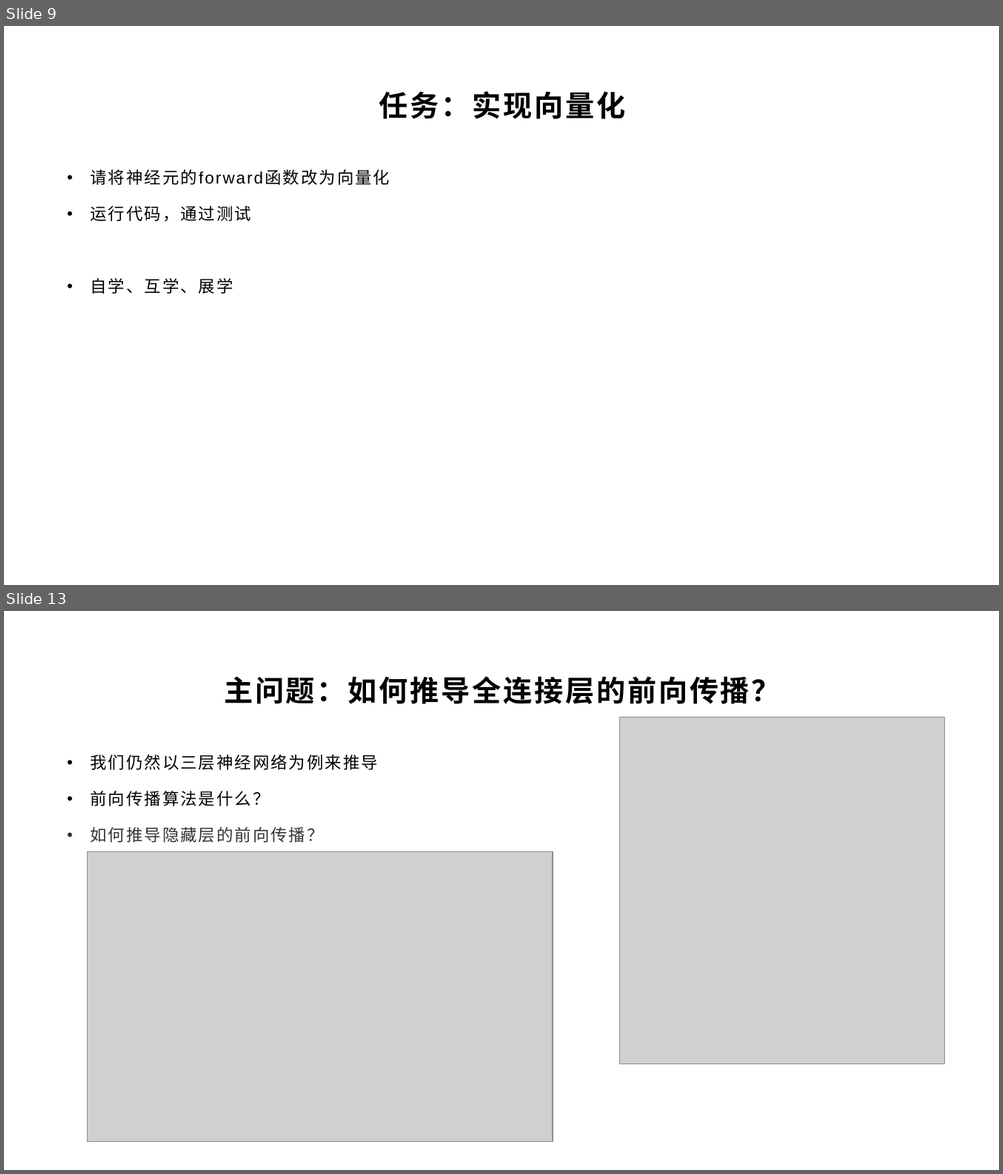
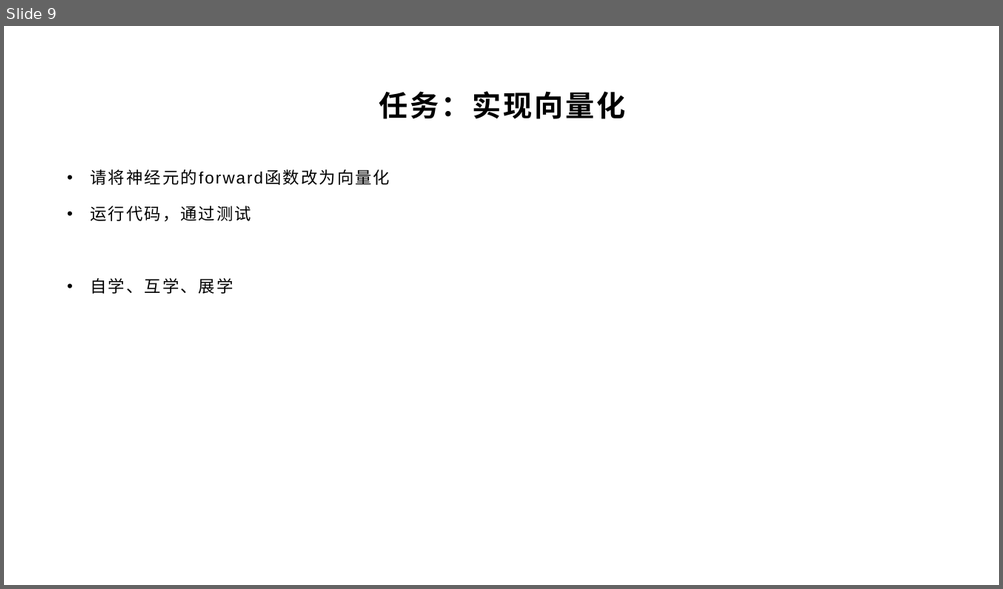
Before and after one commit to yyc-git/DeepLearningEdu, a slide deck: lessons/3_derivation/ppt/全连接层的前向和后向传播推导（上）.pptx. Shown one above the other, each under a label of ours: slides 9 and 13 before the commit, slide 9 after it; the slides between them are not shown. The pictures are 1003x1174 and 1003x589 pixels, drawn with LibreOffice and Linux fonts; fonts in the diff are those of the drawing; grey boxes stand for pictures; background and template pictures are left out. Boxes give left, top, right and bottom in pixels: in the first picture for what was removed or moved away, otherwise in the second. Text is boxed around its words. In the diff, an @@ line names an element or a change of style, - is before the commit and + after.

```diff
--- a/lessons/3_derivation/ppt/全连接层的前向和后向传播推导（上）.pptx
+++ b/lessons/3_derivation/ppt/全连接层的前向和后向传播推导（上）.pptx
@@ slide 13 removed at <box>4,611,999,1170</box>, background picture (left out) @@
@@ title removed at <box>224,676,780,704</box> @@
-主问题：如何推导全连接层的前向传播？
@@ picture removed at <box>620,717,944,1065</box> @@
@@ text removed at <box>91,755,378,843</box> @@
-• 我们仍然以三层神经网络为例来推导
-• 前向传播算法是什么？
-• 如何推导隐藏层的前向传播？
@@ picture removed at <box>88,852,553,1142</box> @@
```
Also in this commit, not shown: 2 slides changed, 5 other slides removed, 26 other files.
